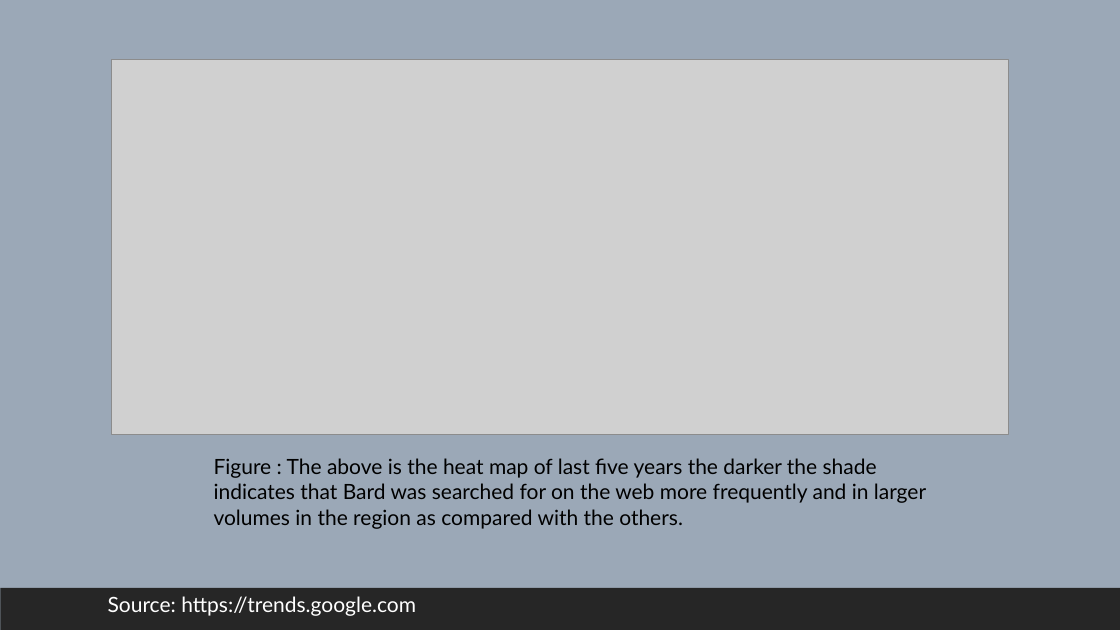
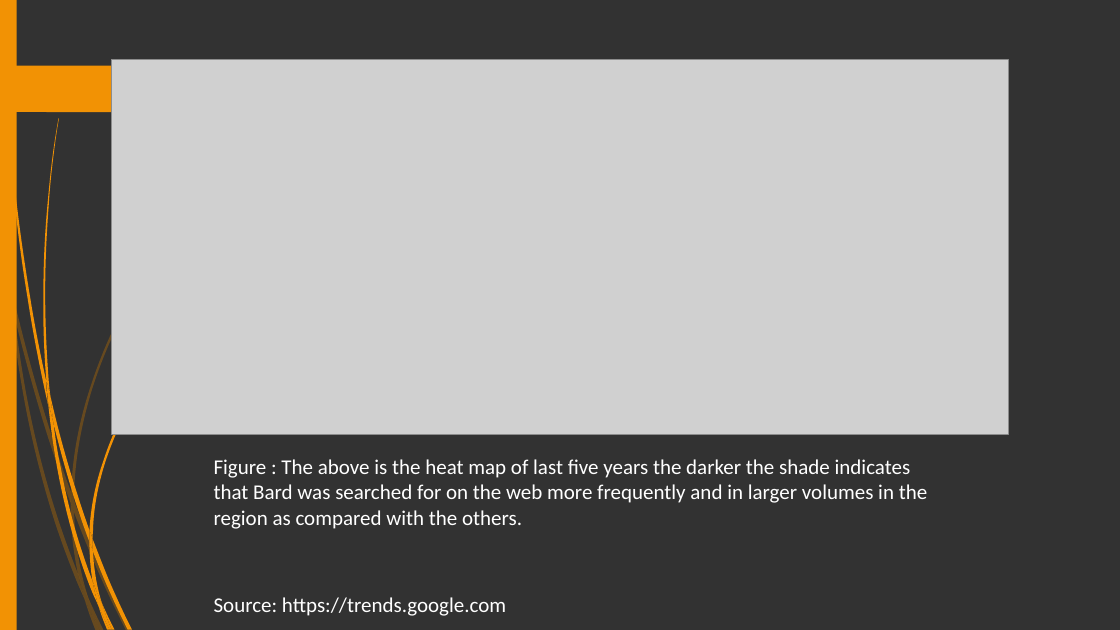
Before and after one commit to V4run-Sharma/IBM_DA_PROJECT, a slide deck: slide 5 of FINAL.pptx. Drawn at 1120x630 pixels with LibreOffice and Linux fonts; fonts in the diff are those of the drawing; grey boxes stand for pictures. Boxes give left, top, right and bottom in pixels: in the first picture for what was removed or moved away, otherwise in the second. Text is boxed around its words. In the diff, an @@ line names an element or a change of style, - is before the commit and + after.

```diff
--- a/FINAL.pptx
+++ b/FINAL.pptx
@@ background #9BA8B7 to #323232 @@
@@ rectangle added at [0, 0, 17, 630], fill #F29204 @@
@@ freeform shape added at [0, 66, 146, 112], fill #F29204 @@
@@ text "Figure : The above is ..." at [214, 459, 927, 529]: font Lato to Calibri, text colour #000000 to #FFFFFF @@
@@ rectangle removed at [0, 588, 1120, 630] @@
@@ group added at [0, 129, 262, 630]: 10 freeform shapes @@
@@ group added at [3, 0, 218, 630]: 12 freeform shapes @@
@@ text "Source: https://trends.google.com": place and size @@
-text "Source: https://trends.google.com" at [108, 596, 416, 616]
+text "Source: https://trends.google.com" at [214, 597, 506, 616]
@@ text "Source: https://trends.google.com" at [214, 597, 506, 616]: font Lato to Calibri @@
```
Also in this commit, not shown: 12 other slides changed.
